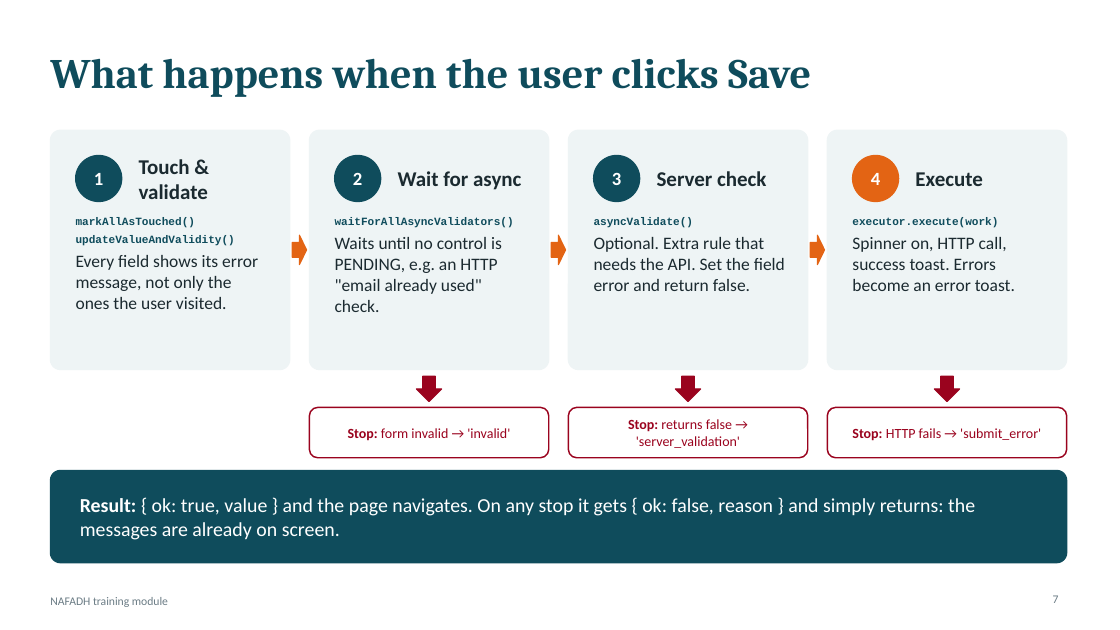
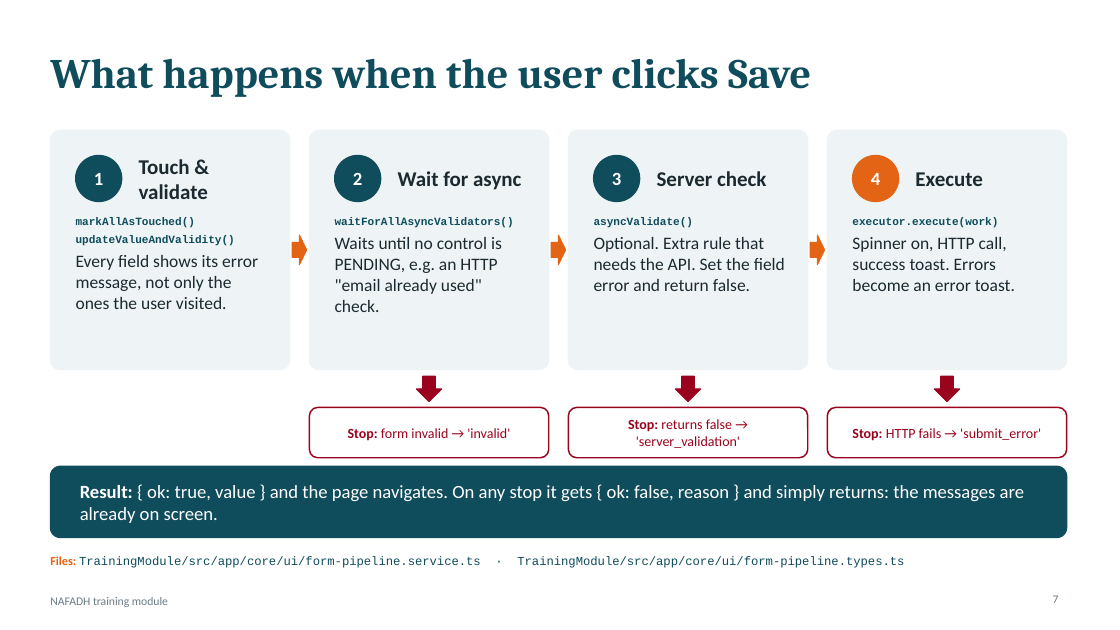
Before and after one commit to TRA-Projects/nafadh_trainning, a slide deck: slide 7 of docs/training-standards.pptx. Drawn at 1120x630 pixels with LibreOffice and Linux fonts; fonts in the diff are those of the drawing. Boxes give left, top, right and bottom in pixels: in the first picture for what was removed or moved away, otherwise in the second. Text is boxed around its words. In the diff, an @@ line names an element or a change of style, - is before the commit and + after.

```diff
--- a/docs/training-standards.pptx
+++ b/docs/training-standards.pptx
@@ rounded rectangle: place and size @@
-rounded rectangle at box(50, 471, 1067, 563)
+rounded rectangle at box(50, 466, 1067, 538)
@@ rounded rectangle at box(50, 466, 1067, 538): proportions changed @@
@@ text "Result: { ok: true, value ..." at box(80, 485, 1024, 523): size 17 to 16 pt @@
@@ text added at box(50, 556, 904, 568), 10.5 pt, text #0F4C5C @@
+Files: TrainingModule/src/app/core/ui/form-pipeline.service.ts · TrainingModule/src/app/core/ui/form-pipeline.types.ts
```
Also in this commit, not shown: 11 other slides changed.
